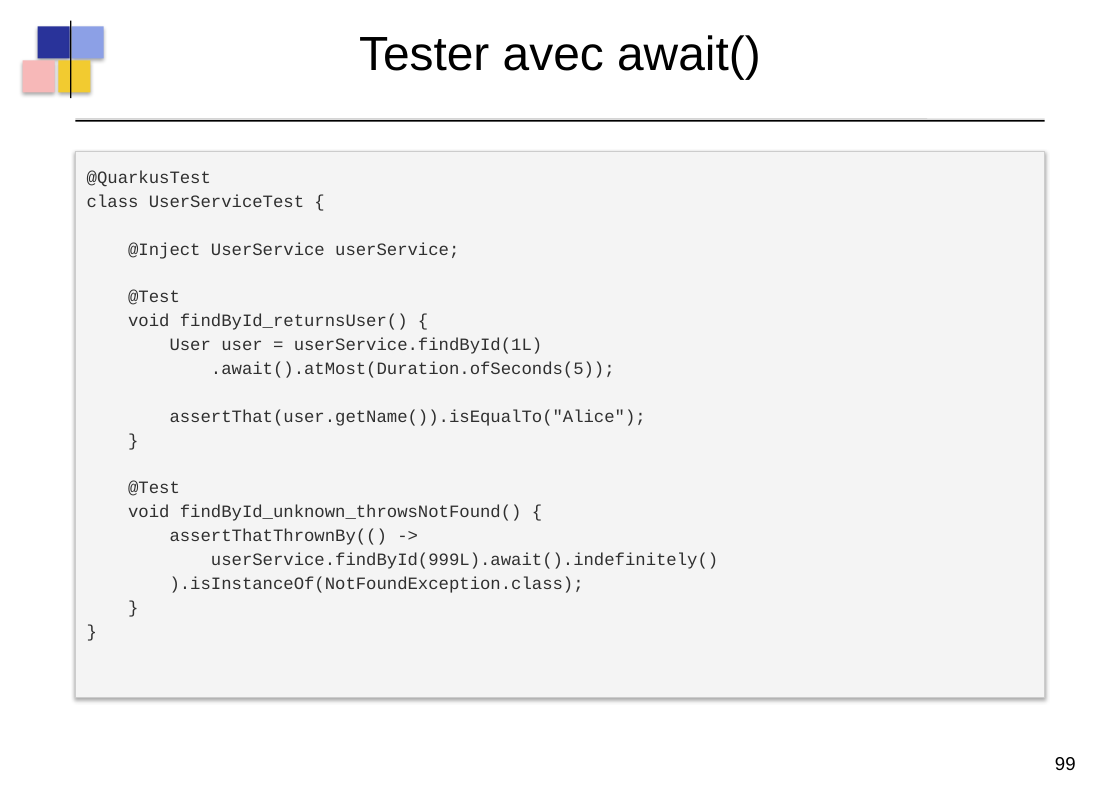
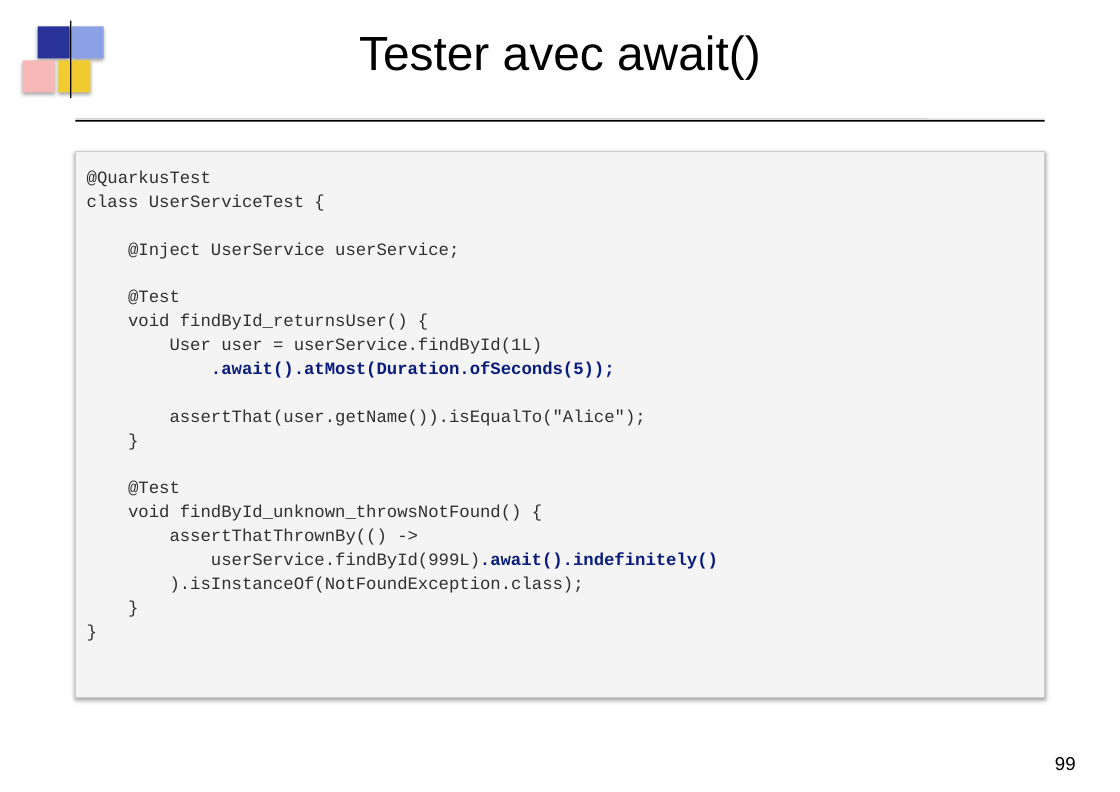
Before and after one commit to dthibau/quarkus-reactive, a slide deck: slide 122 of QuarkusReatcive.odp (slide 121 before the commit). Drawn at 1120x792 pixels with LibreOffice and Linux fonts; fonts in the diff are those of the drawing. Boxes give left, top, right and bottom in pixels: in the first picture for what was removed or moved away, otherwise in the second. Text is boxed around its words. In the diff, an @@ line names an element or a change of style, - is before the commit and + after.

```diff
--- a/QuarkusReatcive.odp
+++ b/QuarkusReatcive.odp
@@ text at <box>211,362,718,569</box>: text colour #303030 to #091C7B, bold on in ".await().atMost(Duration.ofSeconds(5));", "userService.findById(999L).await().indefinitely()" @@
```
Also in this commit, not shown: 27 other slides changed, 2 slides added, 7 other files.
